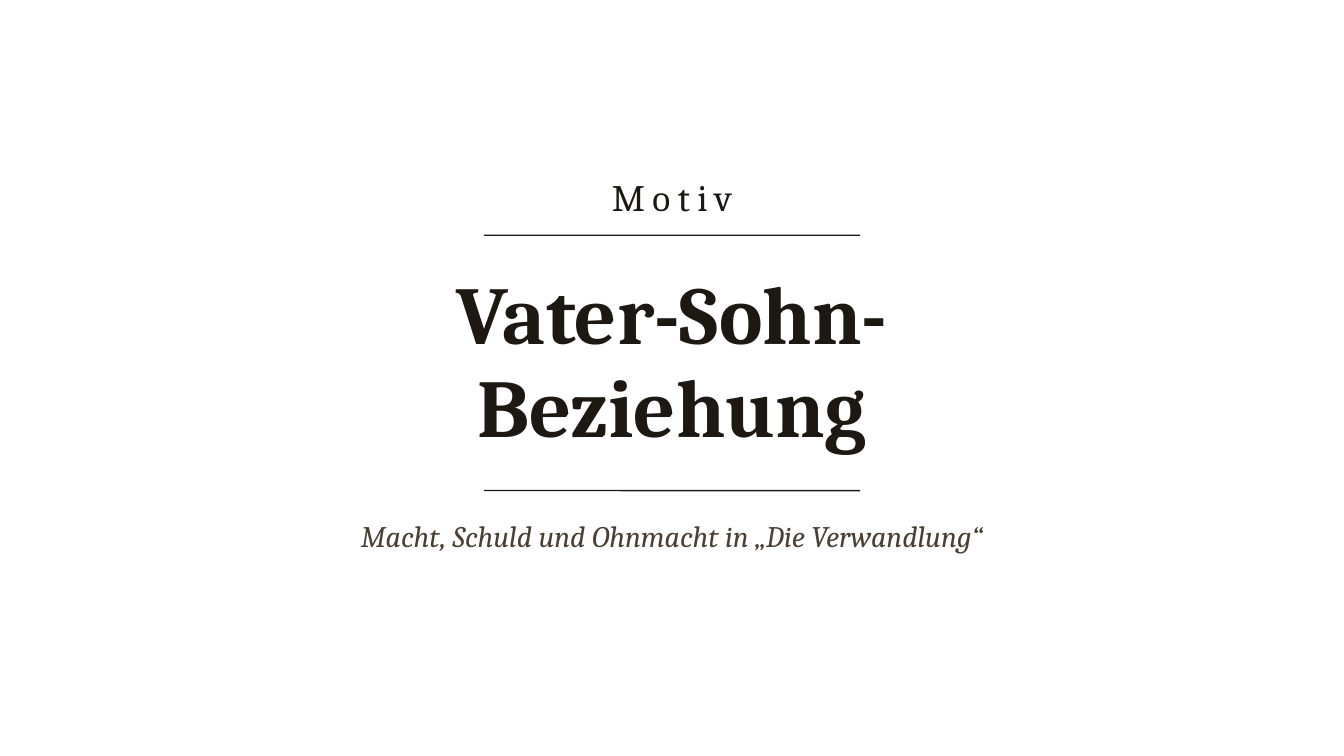
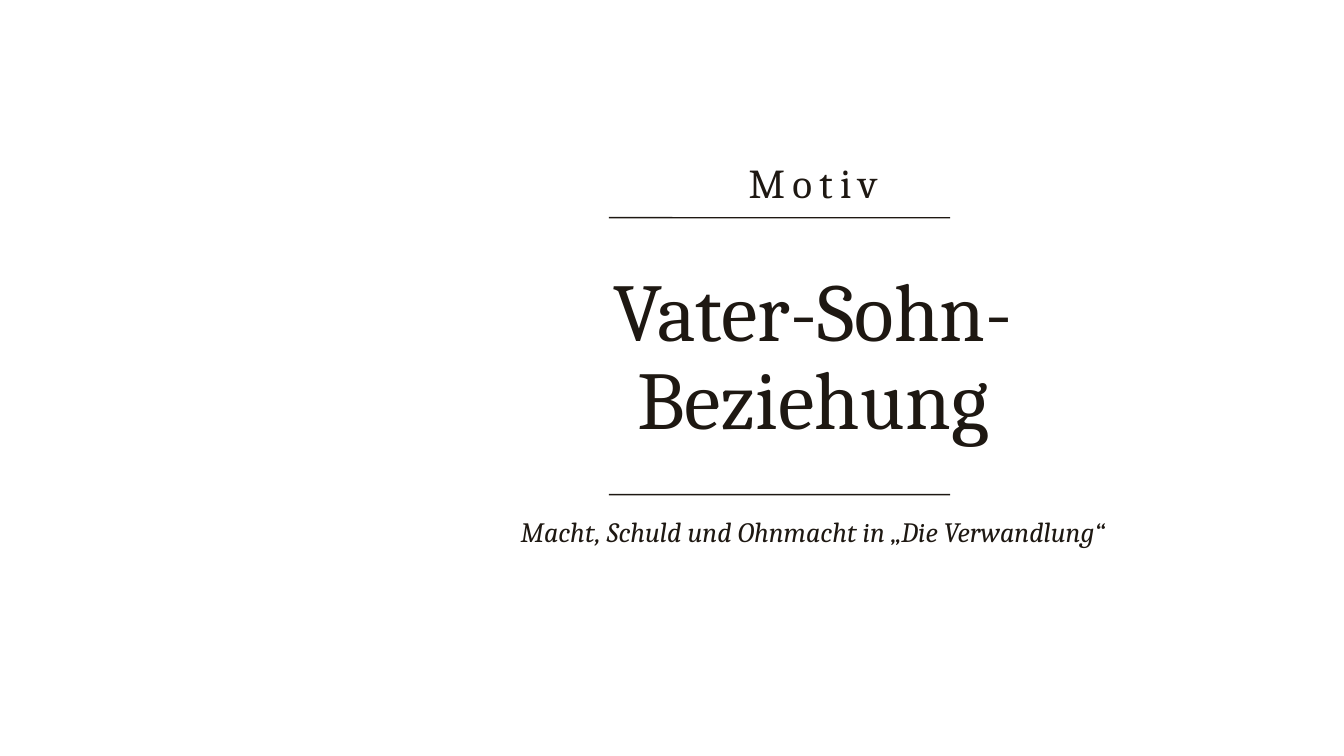
Before and after one commit to Julian-1709/-pr-sentation, a slide deck: slide 1 of Vater-Sohn-Beziehung.pptx. Drawn at 1344x756 pixels with LibreOffice and Linux fonts; fonts in the diff are those of the drawing; background and template pictures are left out. Boxes give left, top, right and bottom in pixels: in the first picture for what was removed or moved away, otherwise in the second. Text is boxed around its words. In the diff, an @@ line names an element or a change of style, - is before the commit and + after.

```diff
--- a/Vater-Sohn-Beziehung.pptx
+++ b/Vater-Sohn-Beziehung.pptx
@@ text "Motiv": place and size @@
-text "Motiv" at [612,186,732,212]
+text "Motiv" at [749,170,878,199]
@@ text "Motiv" at [749,170,878,199]: size 20 to 22 pt @@
@@ title "Vater-Sohn-": place and size @@
-title "Vater-Sohn-" at [456,287,887,455]
+title "Vater-Sohn-" at [613,284,1012,447]
@@ title "Vater-Sohn-" at [613,284,1012,447]: bold off; line spacing 0.95 to 0.9 @@
@@ line moved from (484, 235) - (860, 235) to (609, 218) - (950, 218) @@
@@ text "Macht, Schuld und Ohnmacht in ...": place and size @@
-text "Macht, Schuld und Ohnmacht in ..." at [361,526,982,554]
+text "Macht, Schuld und Ohnmacht in ..." at [521,522,1105,548]
@@ text "Macht, Schuld und Ohnmacht in ..." at [521,522,1105,548]: size 16 to 15 pt, text colour #4A3F33 to #1E1812 @@
@@ line moved from (484, 491) - (860, 491) to (609, 495) - (950, 495) @@
```
Also in this commit, not shown: 5 other slides changed, 2 slides added, 1 slide removed, 6 other files.
